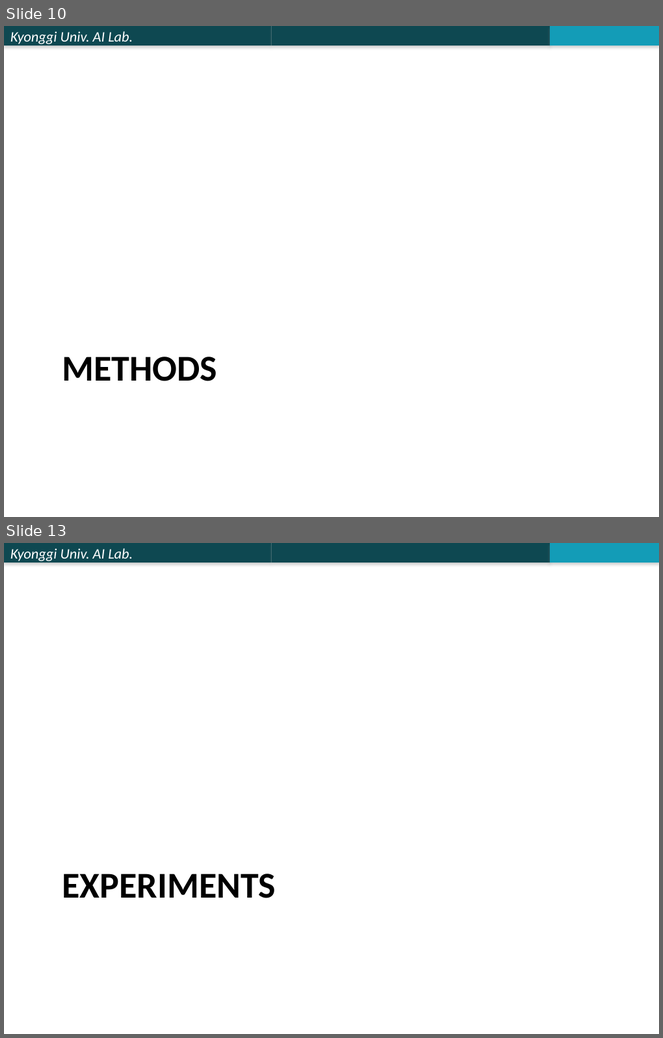
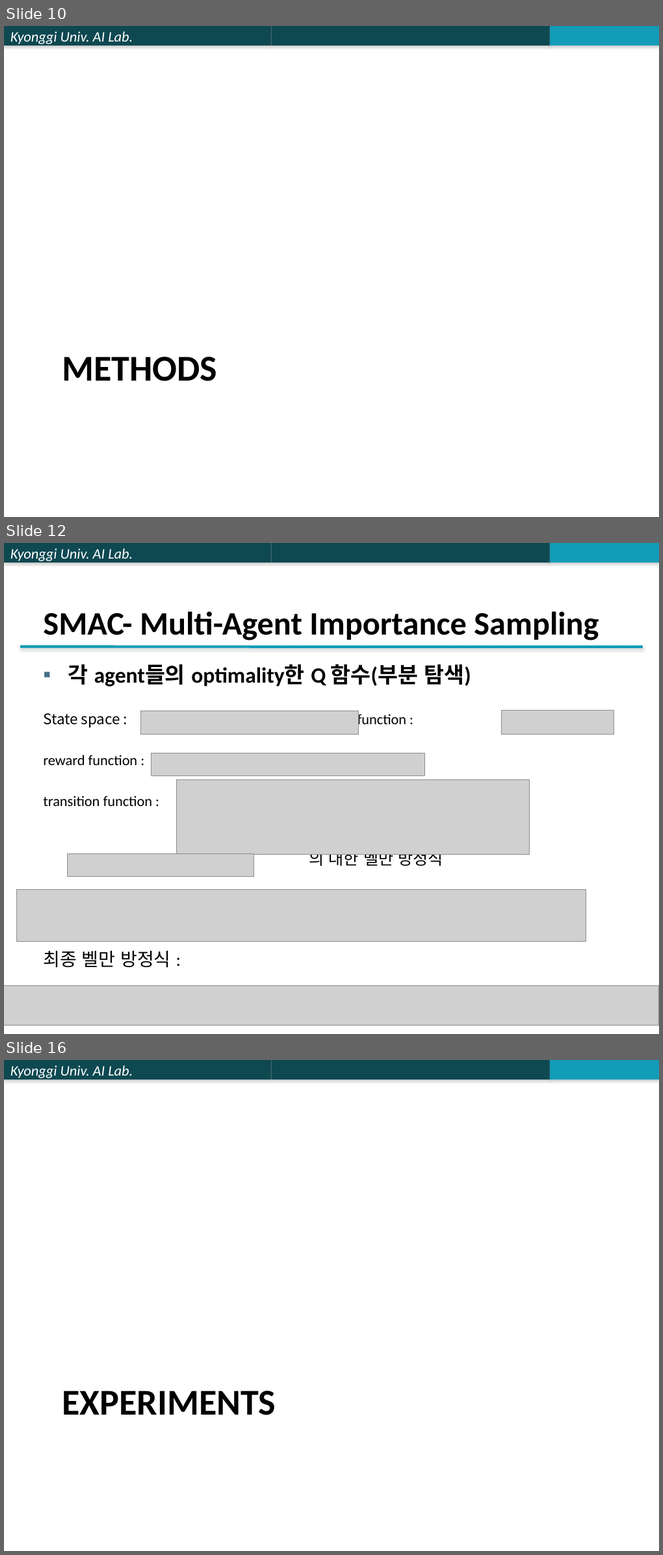
Before and after one commit to jk96491/PapersSeminar, a slide deck: Multi_Agent/PPTX/Stabilising Experience Replay for Deep Multi-Agent Reinforcement Learning.pptx. Shown one above the other, each under a label of ours: slides 10 and 13 before the commit, slides 10, 12 and 16 after it; the slides between them are not shown. The pictures are 663x1038 and 663x1555 pixels, drawn with LibreOffice and Linux fonts; fonts in the diff are those of the drawing; grey boxes stand for pictures. Boxes give left, top, right and bottom in pixels: in the first picture for what was removed or moved away, otherwise in the second. Text is boxed around its words. In the diff, an @@ line names an element or a change of style, - is before the commit and + after.

```diff
--- a/Multi_Agent/PPTX/Stabilising Experience Replay for Deep Multi-Agent Reinforcement Learning.pptx
+++ b/Multi_Agent/PPTX/Stabilising Experience Replay for Deep Multi-Agent Reinforcement Learning.pptx
@@ slide 12 added at box(4, 543, 659, 1034), background #FFFFFF; not listed: 3 template elements that a slide beside it also shows @@
@@ title added at box(43, 611, 599, 641), 36 pt, text #000000, bold @@
+SMAC- Multi-Agent Importance Sampling
@@ line added from (20, 646) to (643, 647), #139CB7 3 pt @@
@@ text added at box(43, 664, 471, 968), 16 pt, text #000000 @@
+▪ 각 agent들의 optimality한 Q 함수(부분 탐색)
+State space : , observation function :
+reward function :
+transition function :
+의 대한 벨만 방정식
+최종 벨만 방정식 :
@@ picture added at box(141, 711, 358, 734) @@
@@ picture added at box(502, 710, 614, 734) @@
@@ picture added at box(151, 754, 425, 776) @@
@@ picture added at box(177, 780, 530, 855) @@
@@ picture added at box(67, 854, 254, 877) @@
@@ picture added at box(17, 889, 586, 941) @@
@@ picture added at box(4, 986, 659, 1026) @@
@@ what was slide 13 is now slide 16 @@
```
Also in this commit, not shown: 3 slides changed, 3 other slides added, 1 slide removed.
